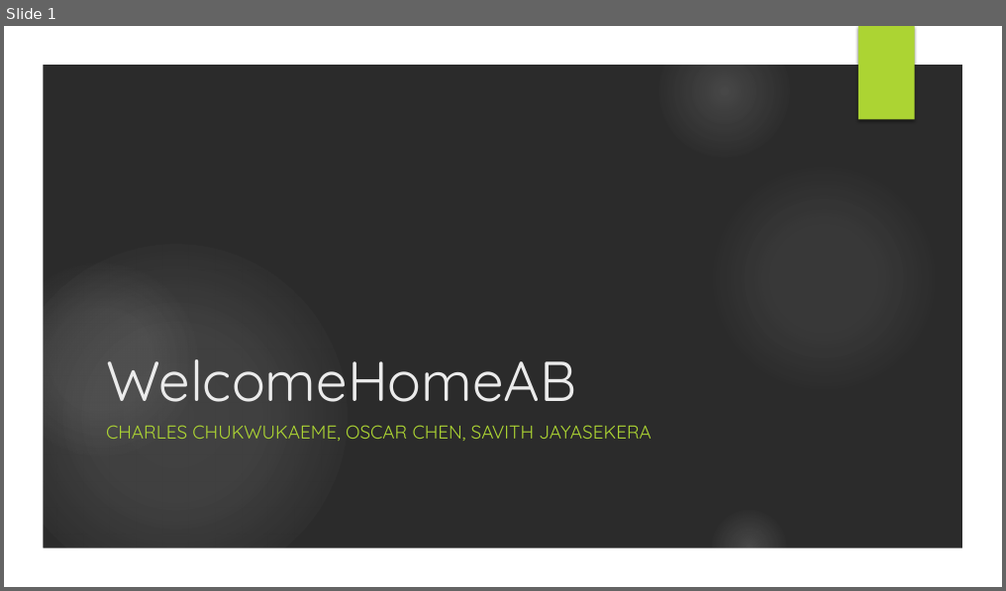
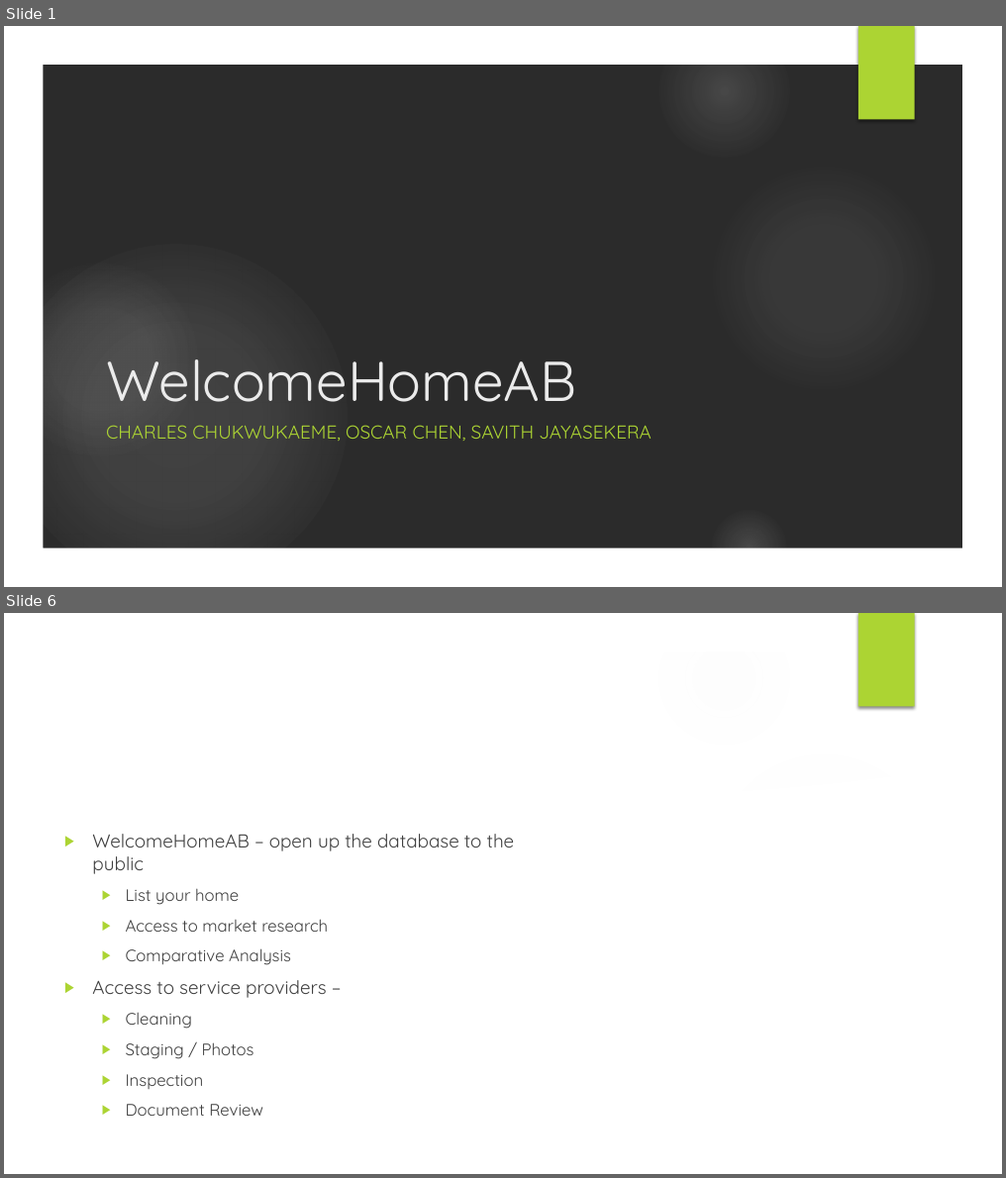
Before and after one commit to savithcj/HouseListingAB, a slide deck: Presentation/WelcomeHomeAB.pptx. Shown one above the other, each under a label of ours: slide 1 before the commit, slides 1 and 6 after it; the slides between them are not shown. The pictures are 1006x591 and 1006x1178 pixels, drawn with LibreOffice and Linux fonts; fonts in the diff are those of the drawing; background and template pictures are left out; a plain dark background stands for a picture behind light text. Boxes give left, top, right and bottom in pixels: in the first picture for what was removed or moved away, otherwise in the second. Text is boxed around its words. In the diff, an @@ line names an element or a change of style, - is before the commit and + after.

```diff
--- a/Presentation/WelcomeHomeAB.pptx
+++ b/Presentation/WelcomeHomeAB.pptx
@@ slide 6 added at (4,613,1002,1174), background picture (left out); not listed: 7 template elements that a slide beside it also shows @@
@@ freeform shape added at (698,738,971,819), fill #FFFFFF at 20% opacity @@
@@ freeform shape added at (42,765,964,1137), fill #FFFFFF @@
@@ text added at (92,834,515,1116), 16 pt, text #404040 @@
+▶ WelcomeHomeAB – open up the database to the public
+  ▶ List your home
+  ▶ Access to market research
+  ▶ Comparative Analysis
+▶ Access to service providers –
+  ▶ Cleaning
+  ▶ Staging / Photos
+  ▶ Inspection
+  ▶ Document Review
```
Also in this commit, not shown: 1 slide changed, 5 other slides added, 8 other files.
